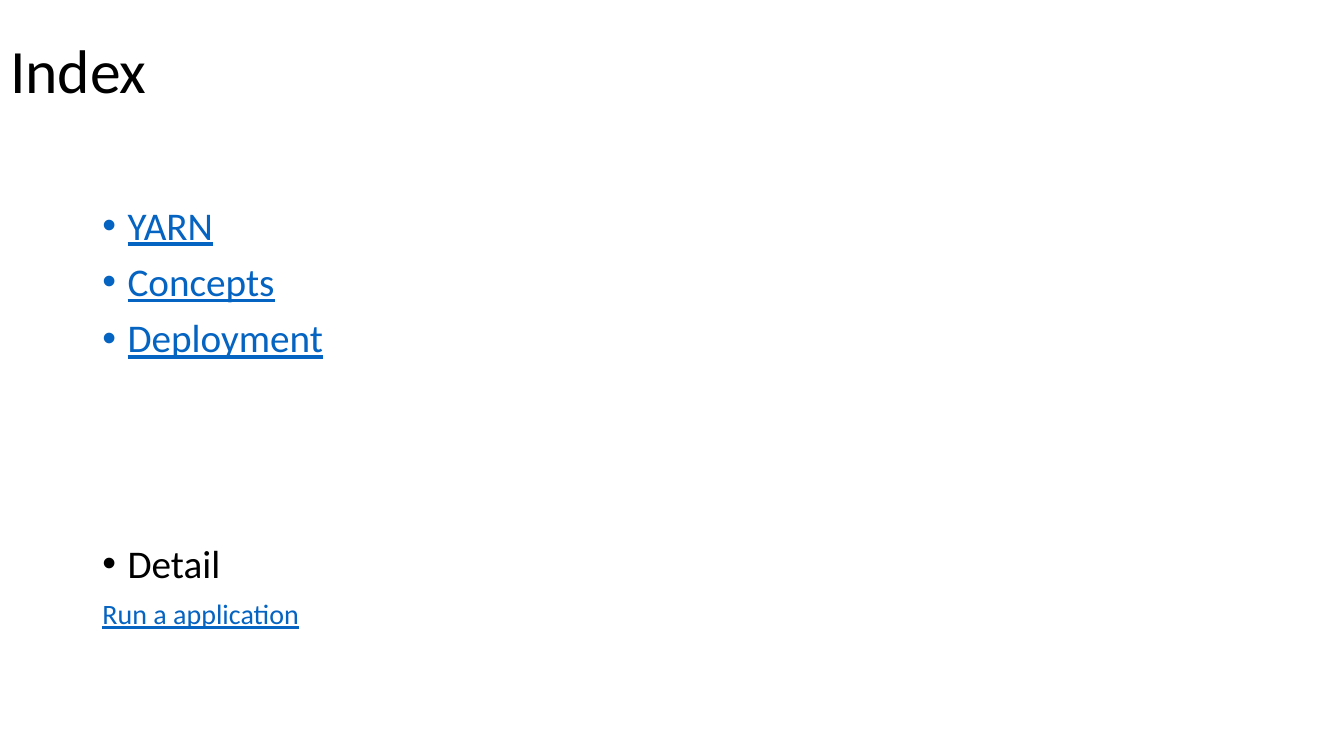
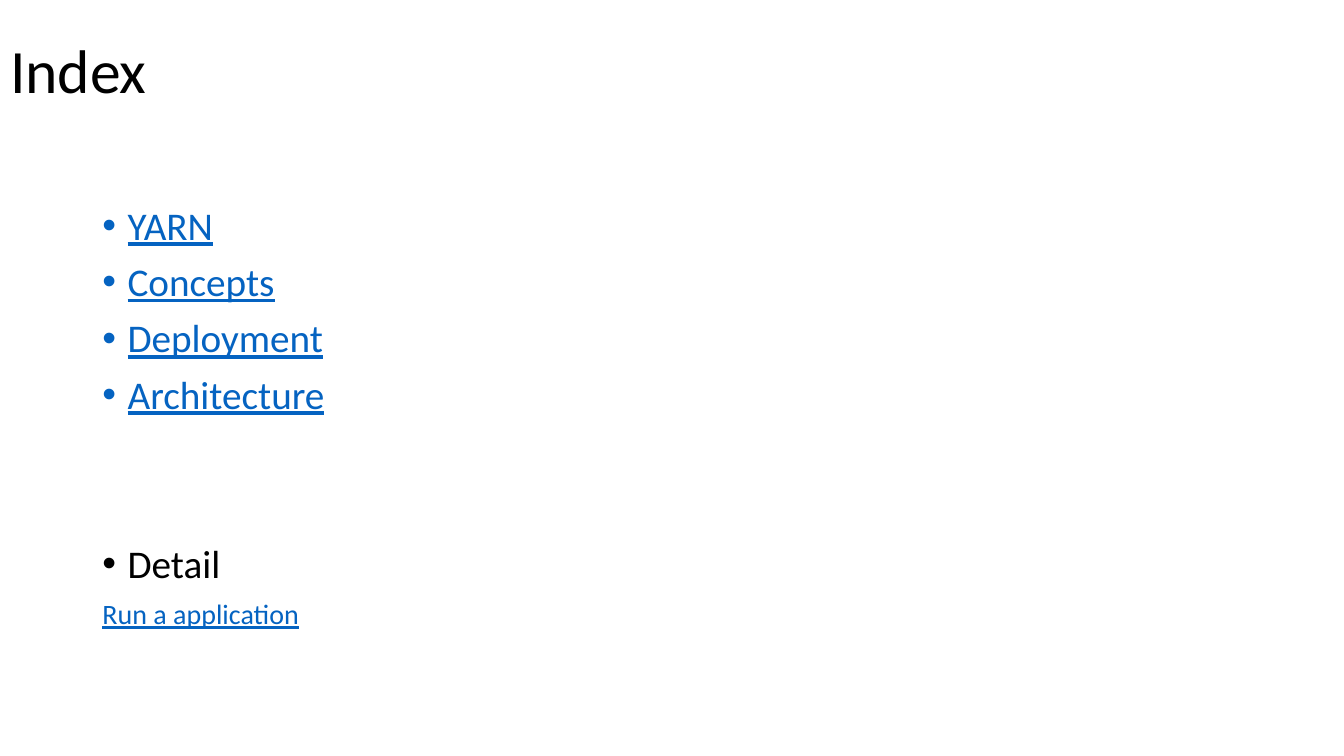
Before and after one commit to Swrrt/Samza-Documents, a slide deck: slide 3 of Documentation/SamzaStructure.pptx. Drawn at 1344x756 pixels with LibreOffice and Linux fonts; fonts in the diff are those of the drawing. Boxes give left, top, right and bottom in pixels: in the first picture for what was removed or moved away, otherwise in the second. Text is boxed around its words. In the diff, an @@ line names an element or a change of style, - is before the commit and + after.

```diff
--- a/Documentation/SamzaStructure.pptx
+++ b/Documentation/SamzaStructure.pptx
@@ text at (x1=128, y1=381, x2=325, y2=415): paragraph added @@
+• Architecture
```
Also in this commit, not shown: 3 other slides changed, 7 slides added.
